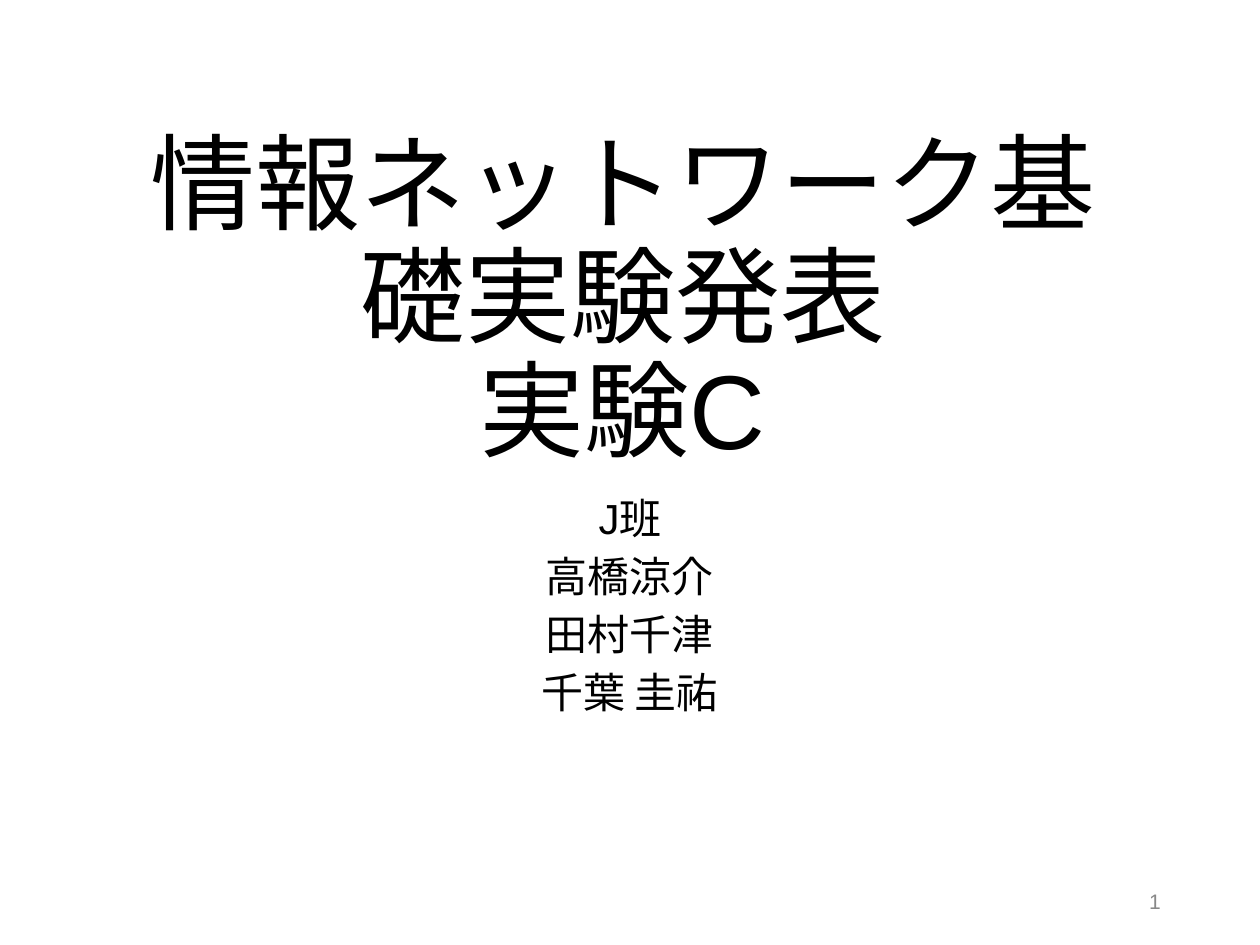
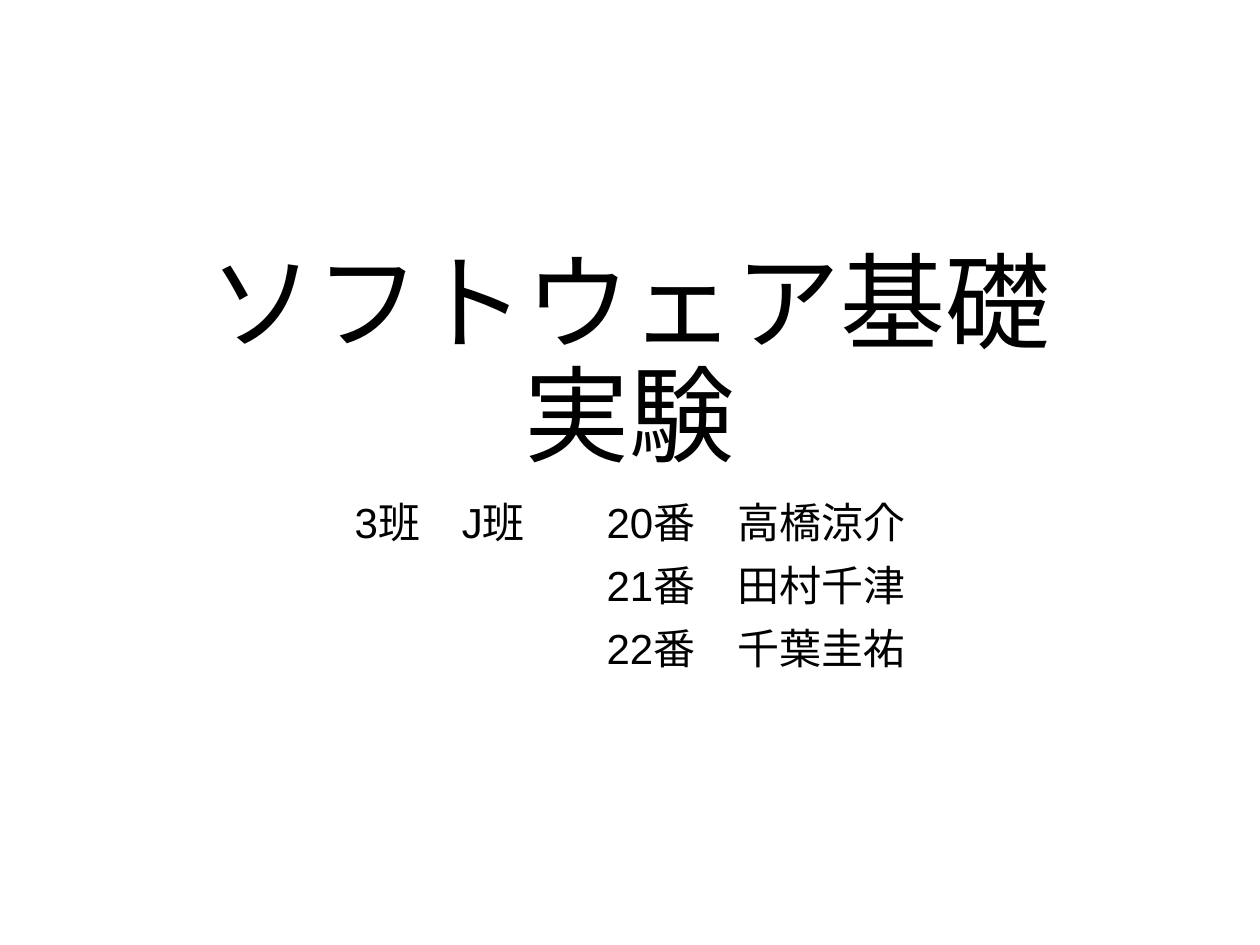
Before and after one commit to tamu0106/IN4_exp, a slide deck: slide 1 of exp_c/slide/exp_C.pptx. Drawn at 1260x945 pixels with LibreOffice and Linux fonts; fonts in the diff are those of the drawing. Boxes give left, top, right and bottom in pixels: in the first picture for what was removed or moved away, otherwise in the second. Text is boxed around its words. In the diff, an @@ line names an element or a change of style, - is before the commit and + after.

```diff
--- a/exp_c/slide/exp_C.pptx
+++ b/exp_c/slide/exp_C.pptx
@@ title at (210,252,1050,463): text changed @@
-情報ネットワーク基礎実験発表
-実験C
+ソフトウェア基礎実験
@@ subtitle at (355,502,905,668): text changed @@
-J班
-高橋涼介
-田村千津
-千葉 圭祐
+3班 J班 20番 高橋涼介
+21番 田村千津
+22番 千葉圭祐
@@ page number removed at (1149,894,1161,909) @@
-1
```
Also in this commit, not shown: 1 other slide changed, 6 slides added.
